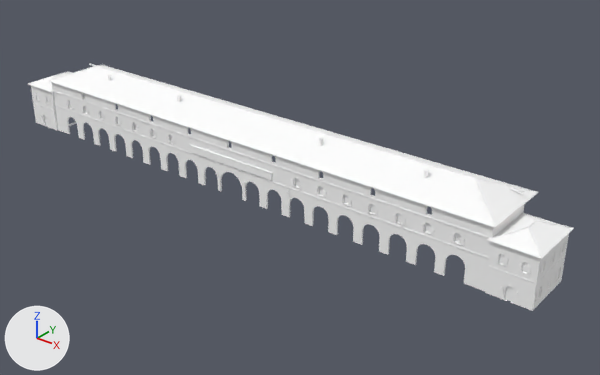
The glTF model games/yorimichi/assets/belmonte/meshes/SM_BM_BHip_StandShell.glb as it was, and as the next commit left it.
Before and after are seen from a 50 mm camera at (139.7, -174.8, 99.3) aimed at (12.5, -15.8, 0.7). Arrows for +X, +Y and +Z are at lower left; the lights stay in place. The first picture is the older version. Vertices at exactly the same position are counted once.

The scene before the commit, as lines of its bpy script (objects in view):
```python
me_sm_bhip_standshell = bpy.data.meshes.new('SM_BHip_StandShell')
me_sm_bhip_standshell.from_pydata(...)  # 31526 vertices, 45871 faces; spans x -87.0..87.0, y -31.0..-9.0, z 0.0..21.0
# faces by material slot: [6364, 13298, 13563, 2144, 6724, 3202, 288, 288]
me_sm_bhip_standshell.materials.append(mat_bm_000_m_stone_056)
me_sm_bhip_standshell.materials.append(mat_bm_001_m_ashlar_056)
me_sm_bhip_standshell.materials.append(mat_bm_002_m_plaster_032)
me_sm_bhip_standshell.materials.append(mat_bm_003_m_roof_032)
me_sm_bhip_standshell.materials.append(mat_bm_004_m_wood_032)
me_sm_bhip_standshell.materials.append(mat_bm_005_m_iron_007)
me_sm_bhip_standshell.materials.append(mat_bm_006_m_glass_dark_004)
me_sm_bhip_standshell.materials.append(mat_bm_007_m_window_lit_003)
ob_sm_bm_bhip_standshell = bpy.data.objects.new('SM_BM_BHip_StandShell', me_sm_bhip_standshell)
ob_sm_bm_bhip_standshell.location = (0.0, 0.0, 0.0)
```
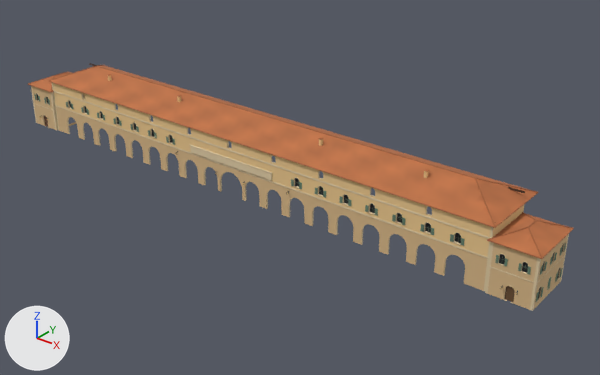
Location of each change, [x1, y1, x2, y2] in pixels of the pictures (600 x 375 px):
part 1 of me_sm_bhip_standshell, recoloured (darker): [28, 63, 574, 311] in both

What the commit changed:
me_sm_bhip_standshell has 31526 vertices, 45871 faces and spans x -87.0..87.0, y -31.0..-9.0, z 0.0..21.0.
me_sm_bhip_standshell is used by ob_sm_bm_bhip_standshell; location (0.0, 0.0, 0.0).
me_sm_bhip_standshell part 1: 45871 faces centred in x -87.0..87.0, y -31.0..-9.0, z 0.0..21.0 are repainted in the vertex colours; the middle colour goes from white #ffffff to beige #dcc88d.
